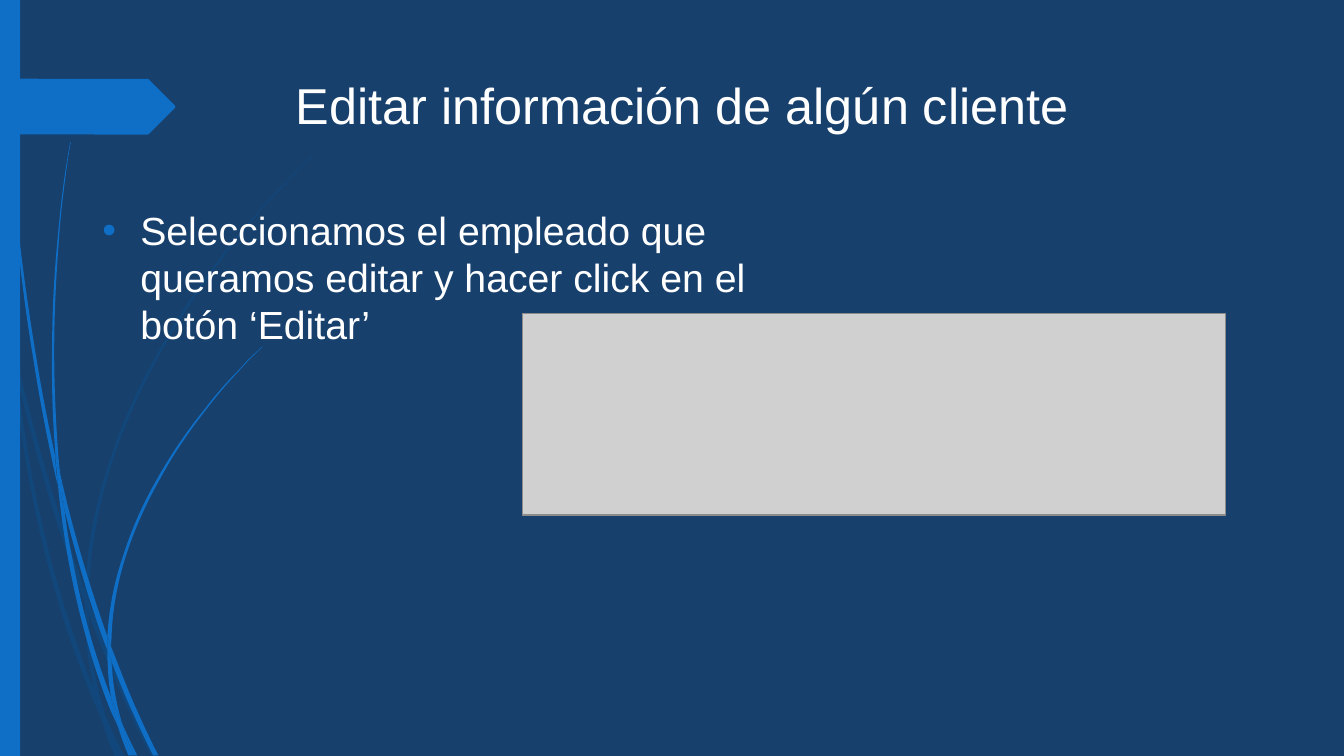
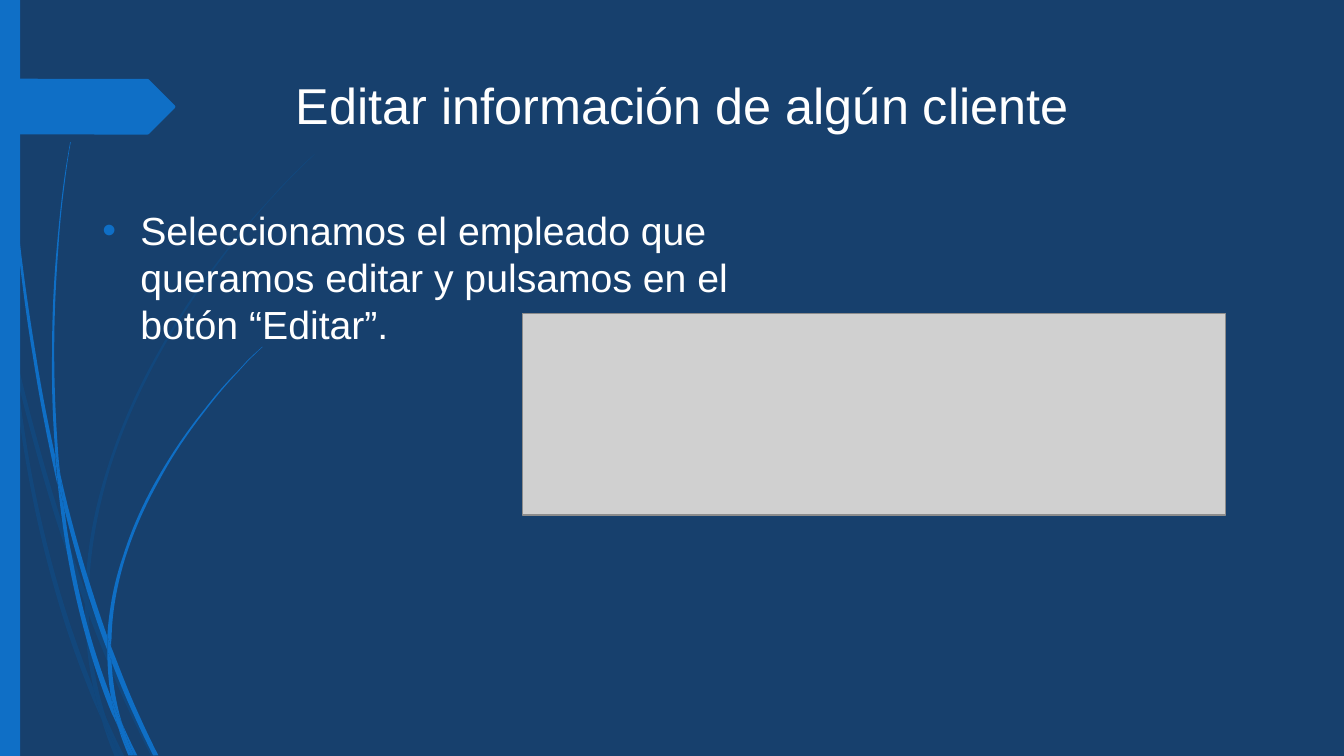
Before and after one commit to albertogmdev/ProyectoWebC-S, a slide deck: slide 7 of Presentación Web.pptx. Drawn at 1344x756 pixels with LibreOffice and Linux fonts; fonts in the diff are those of the drawing; grey boxes stand for pictures. Boxes give left, top, right and bottom in pixels: in the first picture for what was removed or moved away, otherwise in the second. Text is boxed around its words. In the diff, an @@ line names an element or a change of style, - is before the commit and + after.

```diff
--- a/Presentación Web.pptx
+++ b/Presentación Web.pptx
@@ text at (140, 216, 728, 340): text changed @@
-• Seleccionamos el empleado que queramos editar y hacer click en el botón ‘Editar’
+• Seleccionamos el empleado que queramos editar y pulsamos en el botón “Editar”.
```
Also in this commit, not shown: 15 other slides changed.
